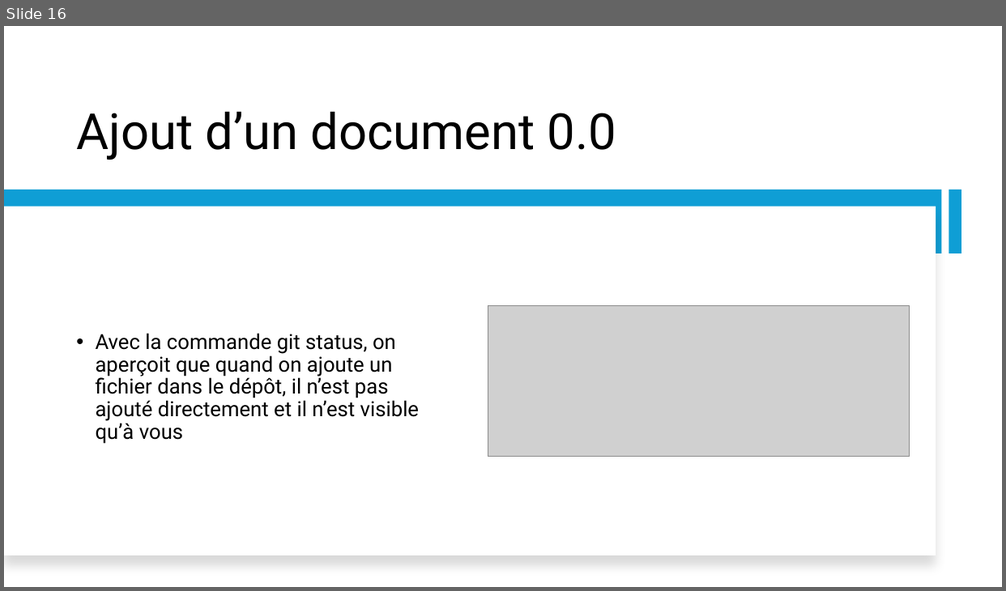
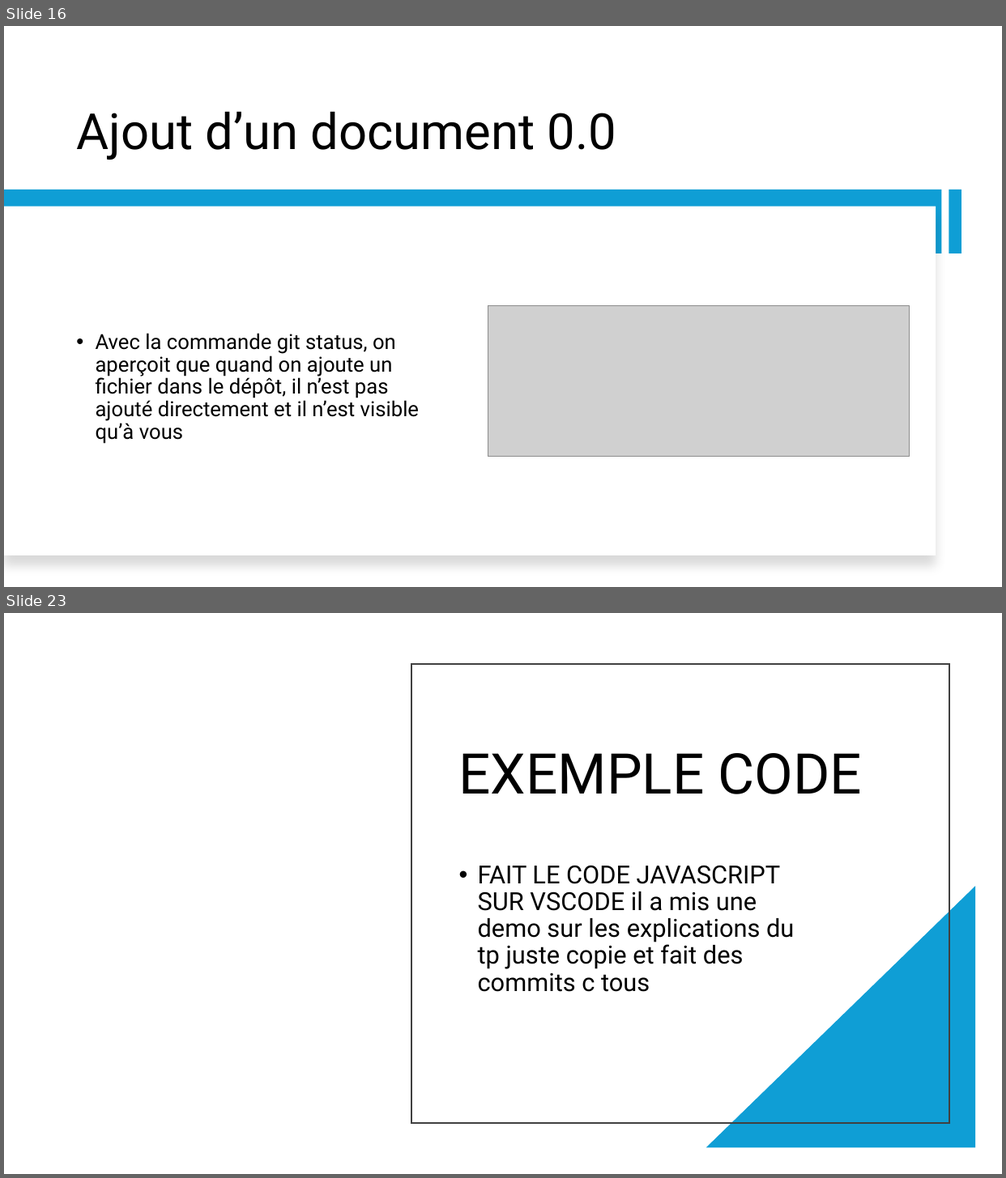
Before and after one commit to HugoSiriphong/TPSecurity, a slide deck: TP PROJET SCRUMDevSecOps.pptx. Shown one above the other, each under a label of ours: slide 16 before the commit, slides 16 and 23 after it; the slides between them are not shown. The pictures are 1006x591 and 1006x1178 pixels, drawn with LibreOffice and Linux fonts; fonts in the diff are those of the drawing; grey boxes stand for pictures. Boxes give left, top, right and bottom in pixels: in the first picture for what was removed or moved away, otherwise in the second. Text is boxed around its words. In the diff, an @@ line names an element or a change of style, - is before the commit and + after.

```diff
--- a/TP PROJET SCRUMDevSecOps.pptx
+++ b/TP PROJET SCRUMDevSecOps.pptx
@@ slide 23 added at [4, 613, 1002, 1174], background #FFFFFF @@
@@ rectangle added at [411, 664, 949, 1122], outline #404040 1.5 pt @@
@@ title added at [459, 753, 862, 794], 54 pt, text #000000 @@
+EXEMPLE CODE
@@ text added at [478, 865, 794, 992], 24 pt, text #000000 @@
+• FAIT LE CODE JAVASCRIPT SUR VSCODE il a mis une demo sur les explications du tp juste copie et fait des commits c tous
@@ right triangle added at [706, 886, 976, 1148], fill #0F9ED5 @@
```
Also in this commit, not shown: 1 slide changed, 5 other slides added.
